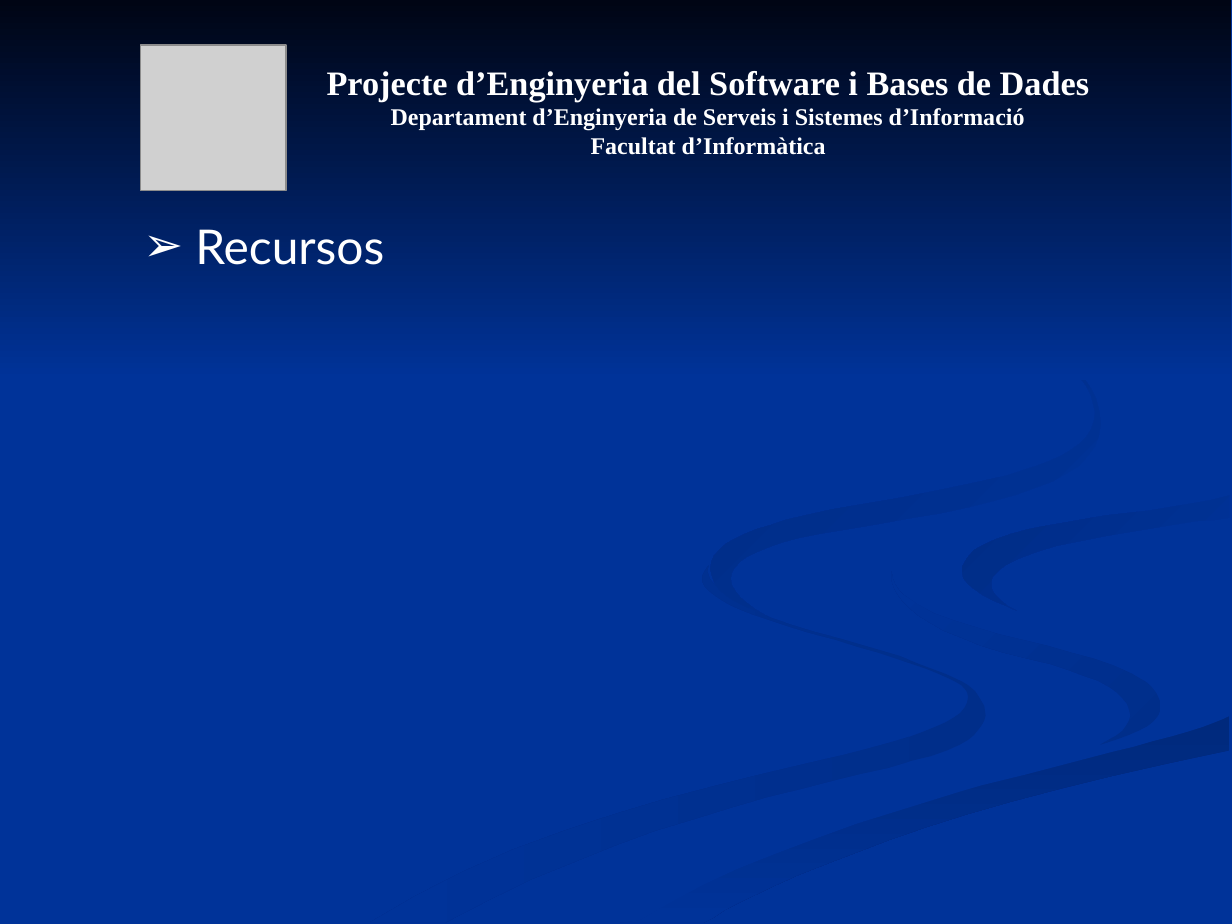
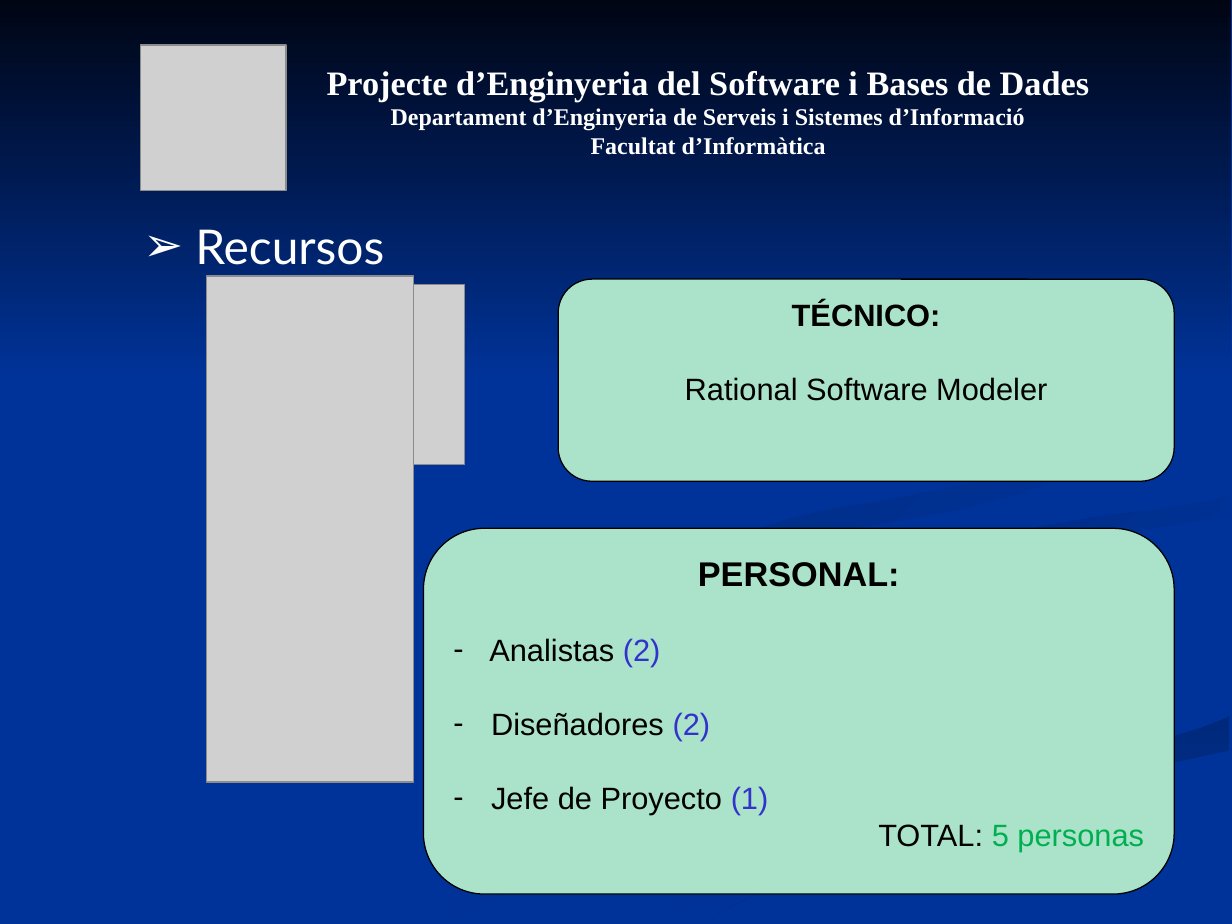
Before and after one commit to mvm9289/escfib, a slide deck: slide 10 of Docs/0910Q2-08-I-1-1.0-Presentacion.ppt. Drawn at 1232x924 pixels with LibreOffice and Linux fonts; fonts in the diff are those of the drawing; grey boxes stand for pictures. Boxes give left, top, right and bottom in pixels: in the first picture for what was removed or moved away, otherwise in the second. Text is boxed around its words. In the diff, an @@ line names an element or a change of style, - is before the commit and + after.

```diff
--- a/Docs/0910Q2-08-I-1-1.0-Presentacion.ppt
+++ b/Docs/0910Q2-08-I-1-1.0-Presentacion.ppt
@@ picture added at box(206, 276, 413, 782) @@
@@ picture added at box(208, 285, 466, 464) @@
@@ rounded rectangle added at box(558, 280, 1174, 482), fill #AAE2CA, outline #000000 0.74 pt, 18 pt, text #000000 @@
+TÉCNICO:
+Rational Software Modeler
@@ rounded rectangle added at box(424, 529, 1174, 894), fill #AAE2CA, outline #000000 0.74 pt, 18 pt, text #000000 @@
+PERSONAL:
+– Analistas (2)
+– Diseñadores (2)
+– Jefe de Proyecto (1)
+TOTAL: 5 personas
@@ freeform shape removed at box(892, 572, 1161, 745) @@
```
Also in this commit, not shown: 1 other file.
